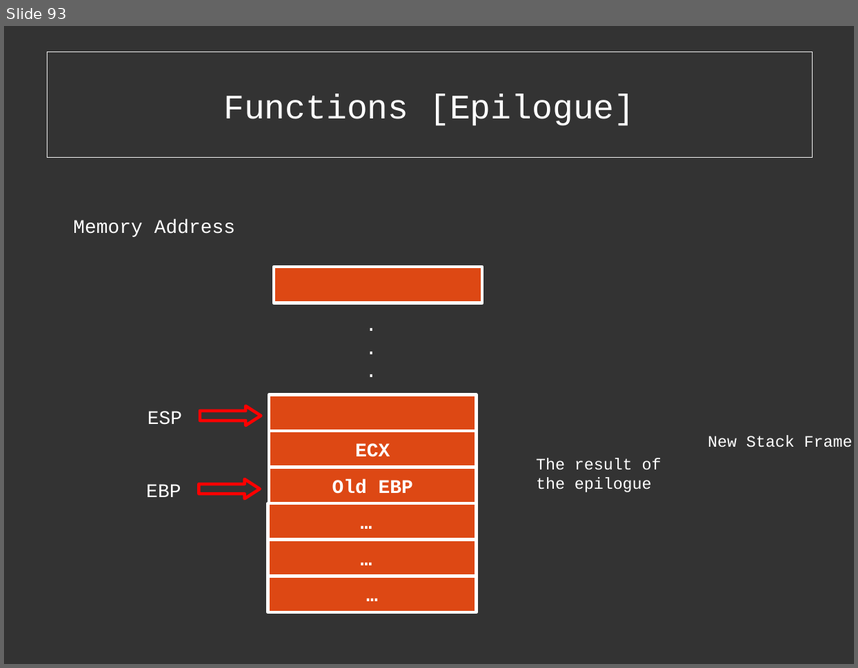
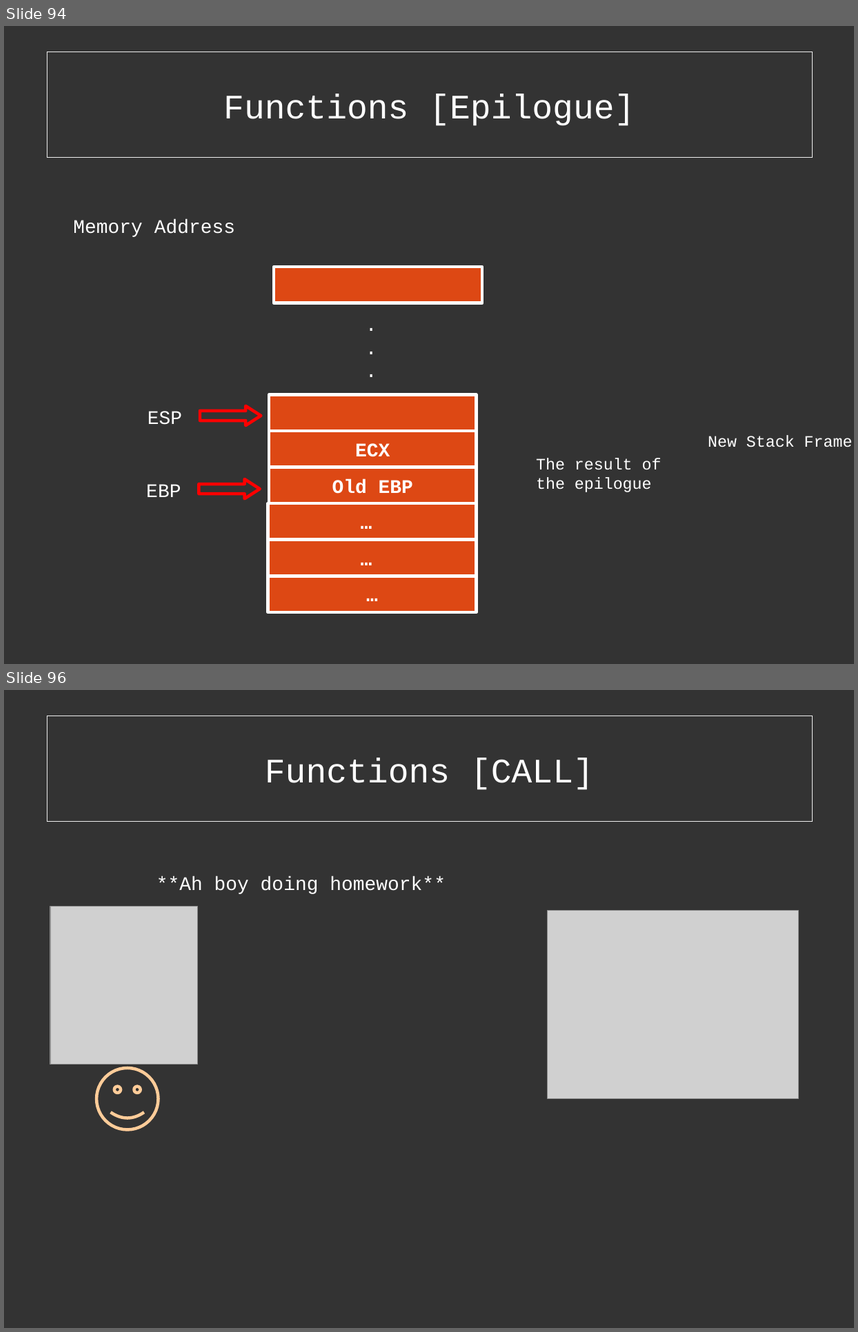
Before and after one commit to cExplr/Reversing_Basics, a slide deck: reversingBasics.odp. Shown one above the other, each under a label of ours: slide 93 before the commit, slides 94 and 96 after it; the slides between them are not shown. The pictures are 858x668 and 858x1332 pixels, drawn with LibreOffice and Linux fonts; fonts in the diff are those of the drawing; grey boxes stand for pictures. Boxes give left, top, right and bottom in pixels: in the first picture for what was removed or moved away, otherwise in the second. Text is boxed around its words. In the diff, an @@ line names an element or a change of style, - is before the commit and + after.

```diff
--- a/reversingBasics.odp
+++ b/reversingBasics.odp
@@ slide 96 added at (x1=4, y1=690, x2=854, y2=1328), background #333333 @@
@@ rectangle added at (x1=47, y1=716, x2=813, y2=822), fill #333333 at 40% opacity, outline #EEEEEE 0 pt, 32 pt, text #FFFFFF @@
+Functions [CALL]
@@ text added at (x1=156, y1=876, x2=446, y2=894), 18 pt, text #FFFFFF @@
+**Ah boy doing homework**
@@ picture added at (x1=50, y1=906, x2=198, y2=1064) @@
@@ picture added at (x1=548, y1=911, x2=799, y2=1099) @@
@@ smiley face added at (x1=96, y1=1068, x2=159, y2=1130), outline #FFCC99 2.89 pt @@
@@ what was slide 93 is now slide 94 @@
```
Also in this commit, not shown: 3 slides changed, 25 other slides added, 1 slide removed, 7 other files.
